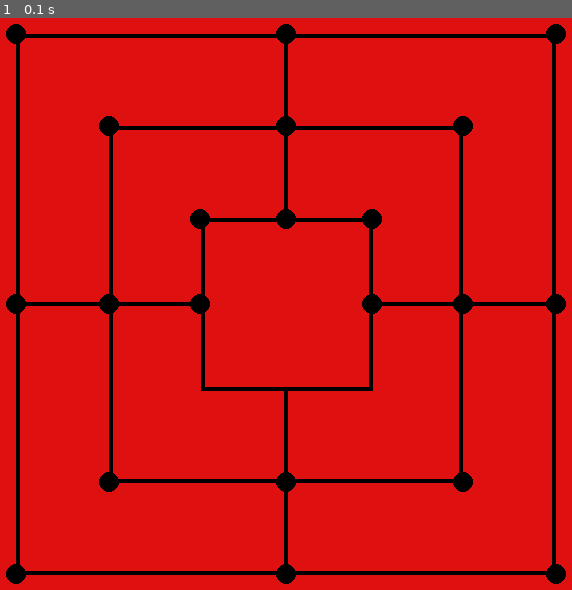
Above: before the commit, frame 1.
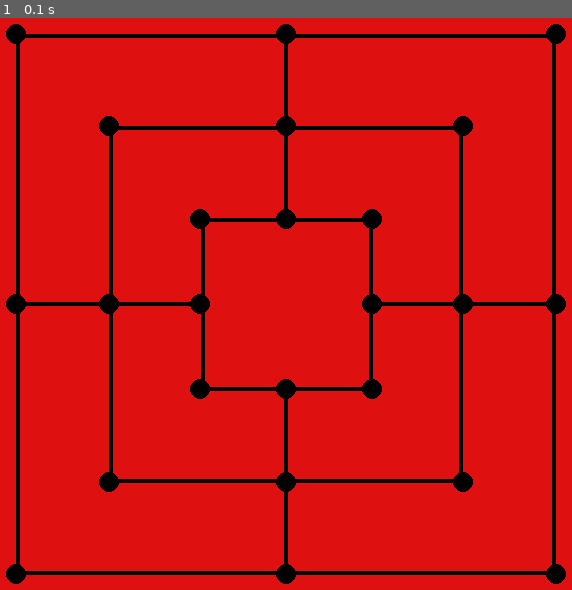
Above: after the commit, the same moment.

Repository: alexiuadrian/Nine-mens--morris
Game: pygame game, started from pygame_test.py
The game is run twice, just before and just after one commit, with the same random seed, the same clock (stepped at 60 frames per second) and the same inputs.
Inputs:
- Up to frame 1 (0.1 s): no input

The runs differ from the first frame. In frame 1, 0.2% of the frame differs, in the area x 33-67%, y 63-67%.

Commit message:
Semi-functional version of the game

Diff:
--- a/main.py
+++ b/main.py
@@ -186,10 +186,8 @@
 # Functia va fi folosita pentru a verifica daca user-ul a dat click
 # intr-unul din cercuri
 def is_in_circle(point, center):
-        points_in_circle = []
-
         for line in range(center[1] - 10, center[1] + 10):
-            for column in range(center[1] - 10, center[1] + 10):
+            for column in range(center[0] - 10, center[0] + 10):
                 if column == point[0] and line == point[1]:
                     return True
 
@@ -219,7 +217,7 @@
         cls.background_image = pygame.image.load("background.png").convert()
 
         cls.celuleGrid = [(30, 30), (300, 30), (570, 30), (123, 122), (300, 122), (477, 122), (214, 215), (300, 215), (386, 215),
-        (30, 300), (123, 300), (214, 300), (386, 300), (477, 300), (570, 300), (123, 478), (300, 478), (477, 478), (30, 570),
+        (30, 300), (123, 300), (214, 300), (386, 300), (477, 300), (570, 300), (214, 385), (300, 385), (386, 385), (123, 478), (300, 478), (477, 478), (30, 570),
         (300, 570), (570, 570)]  # este lista cu cercurile din colturi
 
         for linie in range(NR_COLOANE):
@@ -349,11 +347,12 @@
     def mutari(self, jucator_opus):
         l_mutari = []
 
-        if self.PIESE_PE_TABLA_JMAX < 7:
+        if self.PIESE_PE_TABLA_JMAX < 8:
             for i in range(len(self.matr)):
                 if self.matr[i] == '#':
                     matr_tabla_noua = list(self.matr)
                     matr_tabla_noua[i] = jucator_opus
+                    self.PIESE_PE_TABLA_JMAX += 1
                     l_mutari.append(Joc(matr_tabla_noua))
         else:
             for line in range(len(self.matr[0])):
@@ -366,7 +365,22 @@
                             matr_tabla_noua[position[0] * 7 + position[1]] = jucator_opus
                             # Verifica daca se formeaza o moara apeland forms_mill(position, self.matr, jucator_opus)
                             # Daca se formeaza, genereaza toate mutarile posibile fara o piesa din cealalta culoare
-                            l_mutari.append(Joc(matr_tabla_noua))
+                            if forms_mill(position, self.matr, jucator_opus):
+                                for index in range(len(matr_tabla_noua)):
+                                    if jucator_opus == 'A':
+                                        if matr_tabla_noua[index] == 'N':
+                                            matr_tabla_noua_1 = list(matr_tabla_noua)
+                                            matr_tabla_noua_1[index] = '#'
+                                            self.PIESE_JMIN -= 1
+
+                                            l_mutari.append(Joc(matr_tabla_noua_1))
+                                    elif jucator_opus == 'N':
+                                        if matr_tabla_noua[index] == 'A':
+                                            matr_tabla_noua_1 = list(matr_tabla_noua)
+                                            matr_tabla_noua_1[index] = '#'
+                                            self.PIESE_JMIN -= 1
+
+                                            l_mutari.append(Joc(matr_tabla_noua_1))
 
         return l_mutari
 
@@ -380,18 +394,26 @@
         return 0
 
     def linii_deschise(self, jucator):
-        return (self.linie_deschisa(self.matr[0:3], jucator)
-                + self.linie_deschisa(self.matr[3:6], jucator)
-                + self.linie_deschisa(self.matr[6:9], jucator)
-                + self.linie_deschisa(self.matr[0:9:3], jucator)
-                + self.linie_deschisa(self.matr[1:9:3], jucator)
-                + self.linie_deschisa(self.matr[2:9:3], jucator)
-                + self.linie_deschisa(self.matr[0:9:4], jucator)  # prima diagonala
-                + self.linie_deschisa(self.matr[2:8:2], jucator))  # a doua diagonala
+
+        return (self.linie_deschisa([self.matr[0][0], self.matr[0][3], self.matr[0][6]], jucator)
+                or self.linie_deschisa([self.matr[0][0], self.matr[3][0], self.matr[6][0]], jucator)
+                or self.linie_deschisa([self.matr[6][0], self.matr[6][3], self.matr[6][6]], jucator)
+                or self.linie_deschisa([self.matr[0][6], self.matr[3][6], self.matr[6][6]], jucator)
+                or self.linie_deschisa([self.matr[1][1], self.matr[1][3], self.matr[1][5]], jucator)
+                or self.linie_deschisa([self.matr[1][5], self.matr[3][5], self.matr[5][5]], jucator)
+                or self.linie_deschisa([self.matr[5][1], self.matr[5][3], self.matr[5][5]], jucator)
+                or self.linie_deschisa([self.matr[1][1], self.matr[3][1], self.matr[5][1]], jucator)
+                or self.linie_deschisa([self.matr[2][2], self.matr[2][3], self.matr[2][4]], jucator)
+                or self.linie_deschisa([self.matr[2][4], self.matr[3][4], self.matr[4][4]], jucator)
+                or self.linie_deschisa([self.matr[4][4], self.matr[4][3], self.matr[4][2]], jucator)
+                or self.linie_deschisa([self.matr[2][2], self.matr[3][2], self.matr[4][2]], jucator)
+                or self.linie_deschisa([self.matr[0][3], self.matr[1][3], self.matr[2][3]], jucator)
+                or self.linie_deschisa([self.matr[3][4], self.matr[3][5], self.matr[3][6]], jucator)
+                or self.linie_deschisa([self.matr[4][3], self.matr[5][3], self.matr[6][3]], jucator)
+                or self.linie_deschisa([self.matr[3][0], self.matr[3][1], self.matr[3][2]], jucator))
 
     def estimeaza_scor(self, adancime):
         t_final = self.final()
-        # if (adancime==0):
         if t_final == self.__class__.JMAX:
             return (99 + adancime)
         elif t_final == self.__class__.JMIN:
@@ -445,7 +467,7 @@
         return l_stari_mutari
 
     def __str__(self):
-        sir = str(self.tabla_joc) + "(Joc curent:" + self.j_curent + ")\n"
+        sir = str(self.tabla_joc) + "(Jucator curent:" + self.j_curent + ")\n"
         return sir
 
 
@@ -459,6 +481,7 @@
 
     # calculez toate mutarile posibile din starea curenta
     stare.mutari_posibile = stare.mutari()
+    print(len(stare.mutari_posibile))
 
     # aplic algoritmul minimax pe toate mutarile posibile (calculand astfel subarborii lor)
     mutariCuEstimare = [min_max(mutare) for mutare in stare.mutari_posibile]
@@ -521,10 +544,10 @@
 def afis_daca_final(stare_curenta):
     final = stare_curenta.tabla_joc.final()
     if (final):
-        if (final == "remiza"):
-            print("Remiza!")
-        else:
-            print("A castigat " + final)
+        if final == "A":
+            print("Albul a castigat!")
+        elif final == "N":
+            print("Negrul a castigat!")
 
         return True
 
@@ -543,12 +566,29 @@
     # initializare jucatori
     raspuns_valid = False
     while not raspuns_valid:
-        Joc.JMIN = input("Doriti sa jucati cu x sau cu 0? ").lower()
-        if (Joc.JMIN in ['x', '0']):
+        Joc.JMIN = input("Doriti sa jucati cu Alb (scrieti A) sau cu Negru (scrieti N)? ").upper()
+        if (Joc.JMIN in ['A', 'N']):
             raspuns_valid = True
         else:
-            print("Raspunsul trebuie sa fie x sau 0.")
-    Joc.JMAX = '0' if Joc.JMIN == 'x' else 'x'
+            print("Raspunsul trebuie sa fie A sau N.")
+    Joc.JMAX = 'N' if Joc.JMIN == 'A' else 'A'
+
+    dificultate = 3
+   # alegere dificultate
+    raspuns_valid = False
+    while not raspuns_valid:
+        dificultate = input("Selectati dificultatea adversarului. \n 1. Usor\n 2. Mediu\n 3. Greu\n")
+        if tip_algoritm in ['1', '2', '3']:
+            raspuns_valid = True
+        else:
+            print("Nu ati ales o varianta corecta.")
+
+    if dificultate == '1':
+        ADANCIME_MAX = 2
+    elif dificultate == '2':
+        ADANCIME_MAX = 4
+    else:
+        ADANCIME_MAX = 6
 
     # initializare tabla
     tabla_curenta = Joc()
@@ -556,7 +596,10 @@
     print(str(tabla_curenta))
 
     # creare stare initiala
-    stare_curenta = Stare(tabla_curenta, 'x', ADANCIME_MAX)
+    stare_curenta = Stare(tabla_curenta, 'A', ADANCIME_MAX)
+
+    print(stare_curenta.j_curent)
+    print(Joc.JMIN)
 
     # setari interf grafica
     pygame.init()
@@ -573,56 +616,112 @@
             # muta jucatorul
             # [MOUSEBUTTONDOWN, MOUSEMOTION,....]
             # l=pygame.event.get()
-            for event in pygame.event.get():
-                if event.type == pygame.QUIT:
-                    pygame.quit()  # inchide fereastra
-                    sys.exit()
-                elif event.type == pygame.MOUSEBUTTONDOWN:
-
-                    pos = pygame.mouse.get_pos()  # coordonatele clickului
-
-
-                    '''
-                    Aici de verificat unde se apasa!
-                    '''
-
-
-                    for np in range(len(Joc.celuleGrid)):
-
-                        if Joc.celuleGrid[np].collidepoint(
-                                pos):  # verifica daca punctul cu coord pos se afla in dreptunghi(celula)
-                            linie = np // 3
-                            coloana = np % 3
-                            ###############################
-                            if stare_curenta.tabla_joc.matr[np] == Joc.JMIN:
-                                if (de_mutat and linie == de_mutat[0] and coloana == de_mutat[1]):
-                                    # daca am facut click chiar pe patratica selectata, o deselectez
-                                    de_mutat = False
-                                    stare_curenta.tabla_joc.deseneaza_grid()
-                                else:
-                                    de_mutat = (linie, coloana)
-                                    # desenez gridul cu patratelul marcat
-                                    stare_curenta.tabla_joc.deseneaza_grid(np)
-                            if stare_curenta.tabla_joc.matr[np] == Joc.GOL:
-                                if de_mutat:
-                                    #### eventuale teste legate de mutarea simbolului
-                                    stare_curenta.tabla_joc.matr[de_mutat[0] * 3 + de_mutat[1]] = Joc.GOL
-                                    de_mutat = False
-                                # plasez simbolul pe "tabla de joc"
-                                stare_curenta.tabla_joc.matr[linie * 3 + coloana] = Joc.JMIN
-
-                                # afisarea starii jocului in urma mutarii utilizatorului
-                                print("\nTabla dupa mutarea jucatorului")
-                                print(str(stare_curenta))
-
-                                stare_curenta.tabla_joc.deseneaza_grid()
-                                # testez daca jocul a ajuns intr-o stare finala
-                                # si afisez un mesaj corespunzator in caz ca da
-                                if (afis_daca_final(stare_curenta)):
-                                    break
-
-                                # S-a realizat o mutare. Schimb jucatorul cu cel opus
-                                stare_curenta.j_curent = Joc.jucator_opus(stare_curenta.j_curent)
+
+
+
+            if Joc.PIESE_PE_TABLA_JMIN < 8:
+                raspuns_valid=False
+                while not raspuns_valid:
+                    try:
+                        linie=int(input("linie="))
+                        coloana=int(input("coloana="))
+
+                        if (linie in range(7) and coloana in range(7)):
+                            if stare_curenta.tabla_joc.matr[linie][coloana] == '#':
+                                raspuns_valid=True
+                            else:
+                                print("Exista deja un simbol in pozitia ceruta.")
+                        else:
+                            print("Linie sau coloana invalida (trebuie sa fie unul dintre numerele [0..7]).")
+
+                    except ValueError:
+                        print("Linia si coloana trebuie sa fie numere intregi")
+
+                stare_curenta.tabla_joc.matr[linie][coloana] = Joc.JMIN
+                Joc.PIESE_PE_TABLA_JMIN += 1
+            # else:
+            #     try:
+            #         print("Muta o piesa: ")
+            #         linie=int(input("linie="))
+            #         coloana=int(input("coloana="))
+
+            #         if (linie in range(Joc.NR_COLOANE) and coloana in range(Joc.NR_COLOANE)):
+            #             if stare_curenta.tabla_joc.matr[linie * 7 + coloana] == Joc.GOL:
+            #                 raspuns_valid=True
+            #             else:
+            #                 print("Exista deja un simbol in pozitia ceruta.")
+            #         else:
+            #             print("Linie sau coloana invalida (trebuie sa fie unul dintre numerele [0..7]).")
+
+            #     except ValueError:
+            #         print("Linia si coloana trebuie sa fie numere intregi")
+
+            # afisarea starii jocului in urma mutarii utilizatorului
+            print("\nTabla dupa mutarea jucatorului")
+            print(str(stare_curenta))
+
+            stare_curenta.tabla_joc.deseneaza_grid()
+            # testez daca jocul a ajuns intr-o stare finala
+            # si afisez un mesaj corespunzator in caz ca da
+            if (afis_daca_final(stare_curenta)):
+                break
+
+            # S-a realizat o mutare. Schimb jucatorul cu cel opus
+            stare_curenta.j_curent = Joc.jucator_opus(stare_curenta.j_curent)
+
+            # for event in pygame.event.get():
+            #     if event.type == pygame.QUIT:
+            #         pygame.quit()  # inchide fereastra
+            #         sys.exit()
+            #     elif event.type == pygame.MOUSEBUTTONDOWN:
+
+            #         pos = pygame.mouse.get_pos()  # coordonatele clickului
+
+
+            #         '''
+            #         Aici de verificat unde se apasa!
+            #         '''
+
+            #         for circle in Joc.celuleGrid:
+            #             if is_in_circle(pos, circle):
+            #                 pygame.draw.circle(ecran, (255, 255, 255), (circle[0], circle[1]), 15)
+
+            #         for np in range(len(Joc.celuleGrid)):
+
+            #             if Joc.celuleGrid[np].collidepoint(
+            #                     pos):  # verifica daca punctul cu coord pos se afla in dreptunghi(celula)
+            #                 linie = np // 3
+            #                 coloana = np % 3
+            #                 ###############################
+            #                 if stare_curenta.tabla_joc.matr[np] == Joc.JMIN:
+            #                     if (de_mutat and linie == de_mutat[0] and coloana == de_mutat[1]):
+            #                         # daca am facut click chiar pe patratica selectata, o deselectez
+            #                         de_mutat = False
+            #                         stare_curenta.tabla_joc.deseneaza_grid()
+            #                     else:
+            #                         de_mutat = (linie, coloana)
+            #                         # desenez gridul cu patratelul marcat
+            #                         stare_curenta.tabla_joc.deseneaza_grid(np)
+            #                 if stare_curenta.tabla_joc.matr[np] == Joc.GOL:
+            #                     if de_mutat:
+            #                         #### eventuale teste legate de mutarea simbolului
+            #                         stare_curenta.tabla_joc.matr[de_mutat[0] * 7 + de_mutat[1]] = Joc.GOL
+            #                         de_mutat = False
+            #                     # plasez simbolul pe "tabla de joc"
+            #                     stare_curenta.tabla_joc.matr[linie * 7 + coloana] = Joc.JMIN
+
+            #                     # afisarea starii jocului in urma mutarii utilizatorului
+            #                     print("\nTabla dupa mutarea jucatorului")
+            #                     print(str(stare_curenta))
+
+            #                     stare_curenta.tabla_joc.deseneaza_grid()
+            #                     # testez daca jocul a ajuns intr-o stare finala
+            #                     # si afisez un mesaj corespunzator in caz ca da
+            #                     if (afis_daca_final(stare_curenta)):
+            #                         break
+
+            #                     # S-a realizat o mutare. Schimb jucatorul cu cel opus
+            #                     stare_curenta.j_curent = Joc.jucator_opus(stare_curenta.j_curent)
 
 
         # --------------------------------
--- a/pygame_test.py
+++ b/pygame_test.py
@@ -3,7 +3,7 @@
 import sys
 
 celuleGrid = [(30, 30), (300, 30), (570, 30), (123, 122), (300, 122), (477, 122), (214, 215), (300, 215), (386, 215),
-        (30, 300), (123, 300), (214, 300), (386, 300), (477, 300), (570, 300), (123, 478), (300, 478), (477, 478), (30, 570),
+        (30, 300), (123, 300), (214, 300), (386, 300), (477, 300), (570, 300), (214, 385), (300, 385), (386, 385), (123, 478), (300, 478), (477, 478), (30, 570),
         (300, 570), (570, 570)]
 
 pygame.init()
@@ -48,6 +48,13 @@
 pygame.draw.circle(ecran, (0, 0, 0), (477, 300), 10)
 
 pygame.draw.circle(ecran, (0, 0, 0), (570, 300), 10)
+
+
+pygame.draw.circle(ecran, (0, 0, 0), (214, 385), 10)
+
+pygame.draw.circle(ecran, (0, 0, 0), (300, 385), 10)
+
+pygame.draw.circle(ecran, (0, 0, 0), (386, 385), 10)
 
 
 pygame.draw.circle(ecran, (0, 0, 0), (123, 478), 10)
@@ -103,6 +110,13 @@
     pygame.draw.circle(ecran, (0, 0, 0), (570, 300), 10)
 
 
+    pygame.draw.circle(ecran, (0, 0, 0), (214, 385), 10)
+
+    pygame.draw.circle(ecran, (0, 0, 0), (300, 385), 10)
+
+    pygame.draw.circle(ecran, (0, 0, 0), (386, 385), 10)
+
+
     pygame.draw.circle(ecran, (0, 0, 0), (123, 478), 10)
 
     pygame.draw.circle(ecran, (0, 0, 0), (300, 478), 10)
@@ -117,8 +131,9 @@
     pygame.draw.circle(ecran, (0, 0, 0), (570, 570), 10)
 
     def is_in_circle(point, center):
+        print()
         for line in range(center[1] - 10, center[1] + 10):
-            for column in range(center[1] - 10, center[1] + 10):
+            for column in range(center[0] - 10, center[0] + 10):
                 if column == point[0] and line == point[1]:
                     return True
 
@@ -131,8 +146,10 @@
         elif event.type == pygame.MOUSEBUTTONDOWN:
 
             pos = pygame.mouse.get_pos()
+            for position in celuleGrid:
+                if is_in_circle(pos, position):
 
-            if is_in_circle(pos, (30, 30)):
-               pygame.draw.circle(ecran, (255, 255, 255), (30, 30), 15)
+                    #print((position[1], position[0]))
+                    pygame.draw.circle(ecran, (255, 255, 255), (position[0], position[1]), 15)
 
             pygame.display.flip()
